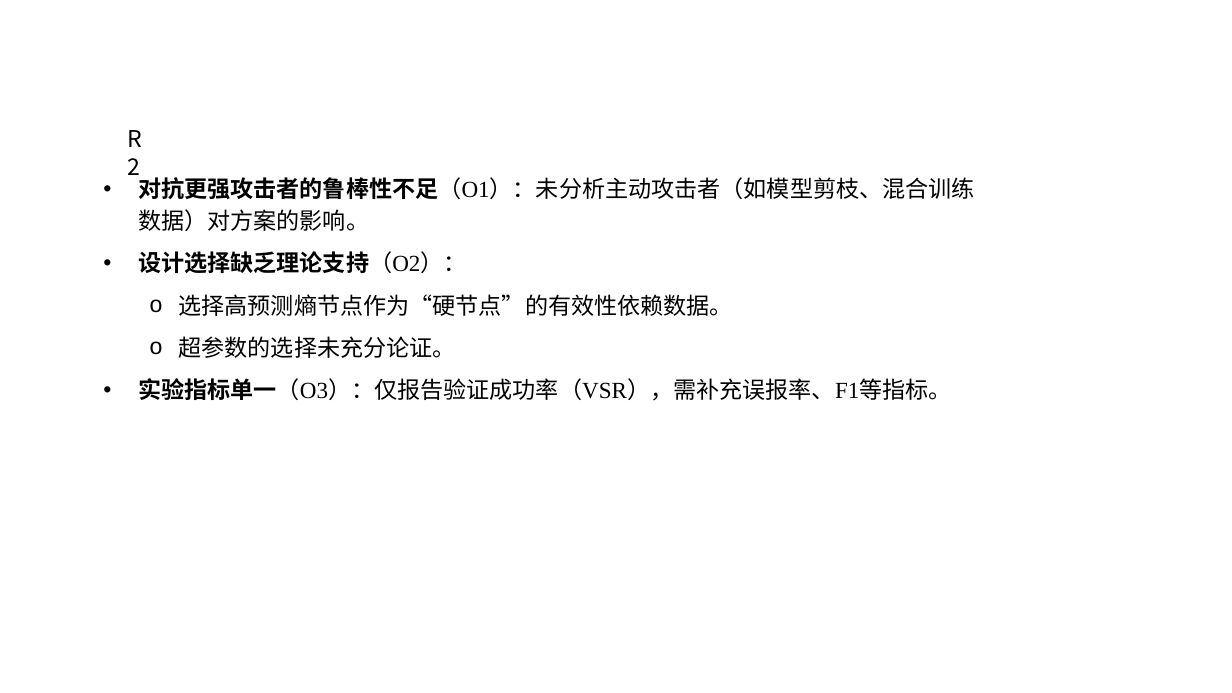
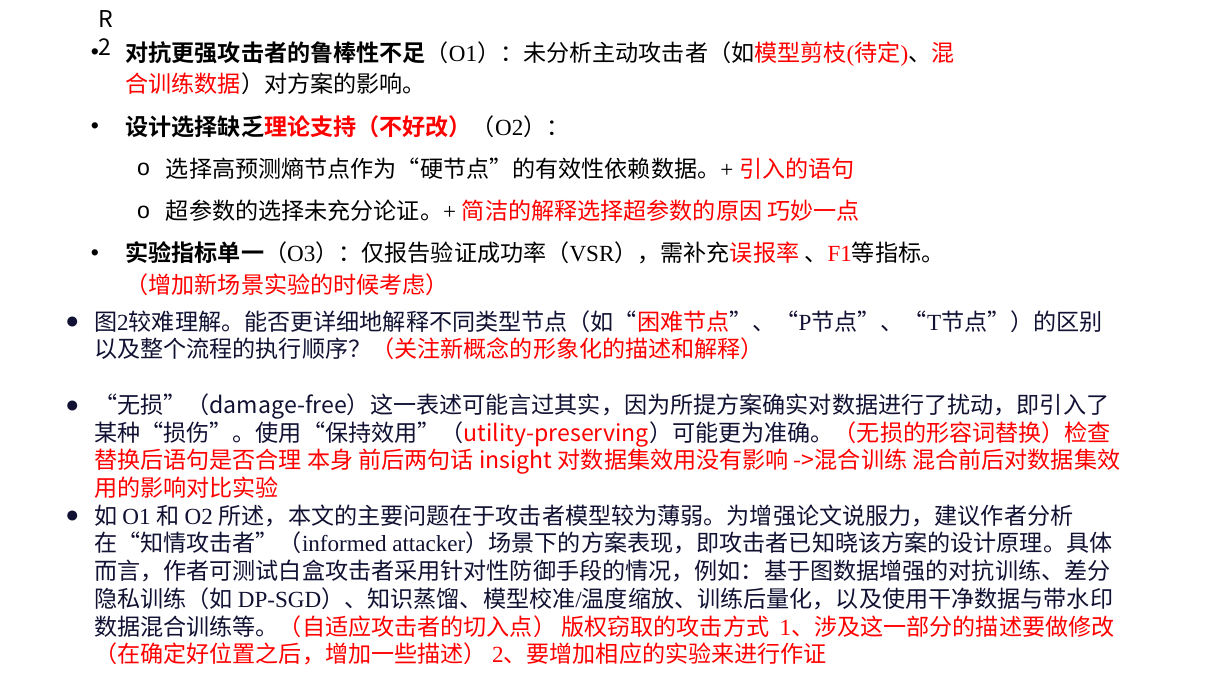
Before and after one commit to renhai1/text-graph-dov, a slide deck: slide 12 of 2025-08-14.pptx. Drawn at 1232x693 pixels with LibreOffice and Linux fonts; fonts in the diff are those of the drawing. Boxes give left, top, right and bottom in pixels: in the first picture for what was removed or moved away, otherwise in the second. Text is boxed around its words. In the diff, an @@ line names an element or a change of style, - is before the commit and + after.

```diff
--- a/2025-08-14.pptx
+++ b/2025-08-14.pptx
@@ text "R2": place and size @@
-text "R2" at (118, 120, 163, 157)
+text "R2" at (89, 0, 133, 37)
@@ text at (126, 41, 955, 295): text changed @@
-• 对抗更强攻击者的鲁棒性不足（O1）：未分析主动攻击者（如模型剪枝、混合训练数据）对方案的影响。
-• 设计选择缺乏理论支持（O2）：
-  o 选择高预测熵节点作为“硬节点”的有效性依赖数据。
-  o 超参数的选择未充分论证。
-• 实验指标单一（O3）：仅报告验证成功率（VSR），需补充误报率、F1等指标。
+• 对抗更强攻击者的鲁棒性不足（O1）：未分析主动攻击者（如模型剪枝(待定)、混合训练数据）对方案的影响。
+• 设计选择缺乏理论支持（不好改）（O2）：
+  o 选择高预测熵节点作为“硬节点”的有效性依赖数据。+ 引入的语句
+  o 超参数的选择未充分论证。+ 简洁的解释选择超参数的原因 巧妙一点
+• 实验指标单一（O3）：仅报告验证成功率（VSR），需补充误报率 、F1等指标。（增加新场景实验的时候考虑）
@@ text added at (94, 310, 1120, 665), 18 pt, text #111133 @@
+● 图2较难理解。能否更详细地解释不同类型节点（如“困难节点”、“P节点”、“T节点”）的区别以及整个流程的执行顺序？（关注新概念的形象化的描述和解释）
+● “无损”（damage-free）这一表述可能言过其实，因为所提方案确实对数据进行了扰动，即引入了某种“损伤”。使用“保持效用”（utility-preserving）可能更为准确。（无损的形容词替换）检查替换后语句是否合理 本身 前后两句话 insight 对数据集效用没有影响 ->混合训练 混合前后对数据集效用的影响对比实验
+● 如 O1 和 O2 所述，本文的主要问题在于攻击者模型较为薄弱。为增强论文说服力，建议作者分析在“知情攻击者”（informed attacker）场景下的方案表现，即攻击者已知晓该方案的设计原理。具体而言，作者可测试白盒攻击者采用针对性防御手段的情况，例如：基于图数据增强的对抗训练、差分隐私训练（如 DP-SGD）、知识蒸馏、模型校准/温度缩放、训练后量化，以及使用干净数据与带水印数据混合训练等。（自适应攻击者的切入点） 版权窃取的攻击方式 1、涉及这一部分的描述要做修改（在确定好位置之后，增加一些描述） 2、要增加相应的实验来进行作证
```
Also in this commit, not shown: 4 other slides changed, 14 slides added.
